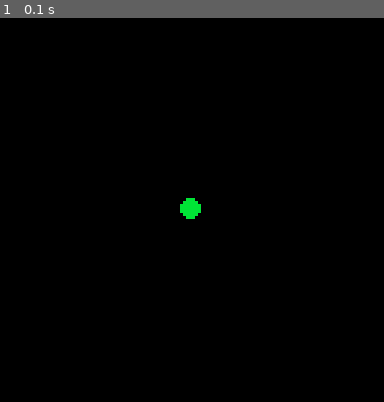
Above: before the commit, frame 1.
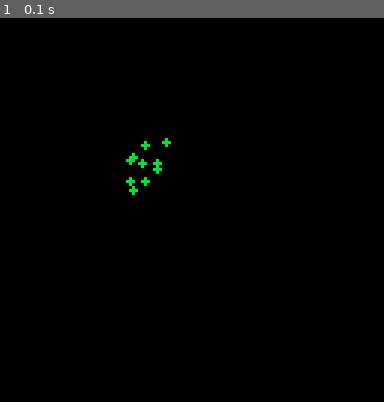
Above: after the commit, the same moment.

Repository: JohnErnestBonanno/pico8
Game: PICO-8 cartridge fire_particles.p8
Same seed, same stepped clock (60 frames per second), same inputs: the game is played once before the commit and once after it.
Inputs:
- Up to frame 1 (0.1 s): no input

The runs differ from the first frame. In frame 1, 0.5% of the frame differs, in the area x 32-53%, y 31-53%.

Commit message:
Use for loop for particle creation

Diff:
--- a/fire_particles.p8
+++ b/fire_particles.p8
@@ -4,13 +4,17 @@
 function _init()
 
 	parts={}
-	add(parts,{
-	x=63,
-	y=63,
-	r=3,
-	c=11,
-	speed=1
-	})
+
+	for i=1,10 do
+
+		add(parts,{
+		x=40+rnd(20),
+		y=40+rnd(20),
+		r=1,
+		c=11,
+		speed=1
+		})
+	end
 
 end
 
